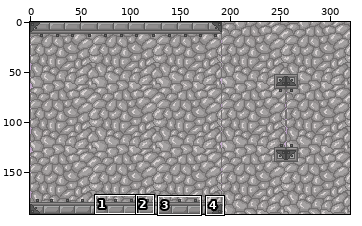
Two versions of one sprite sheet, Diplodocus/DiplodocusContent/SpriteSheets/RockCastle.png. The first picture is a wide view before the edit; the outline marks the close-up.
Close-up. Earlier state:
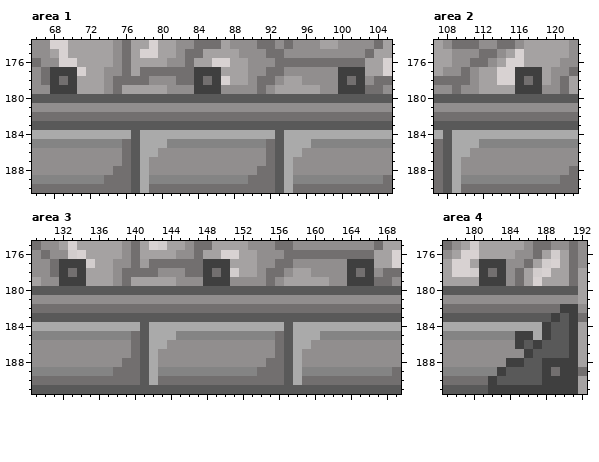
The file is 320x192 pixels. Colours within 5 levels of each other are drawn and written as one. Shown: area 1: x 66..105, y 174..190; area 2: x 107..122, y 174..190; area 3: x 129..169, y 175..191; area 4: x 177..192, y 175..191. The commit also changed other parts of the picture, which this record leaves out.
After the commit:
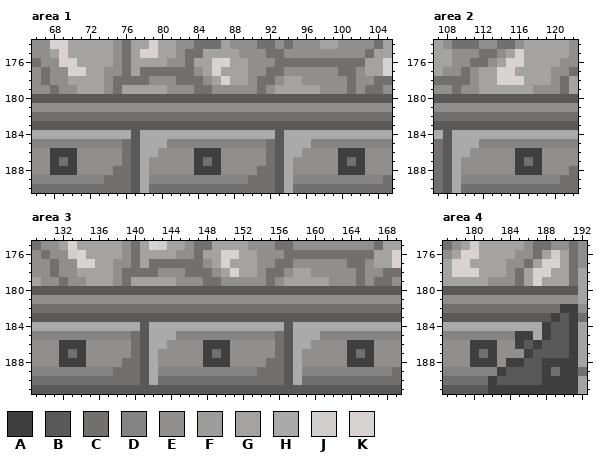
Palette (. is transparent): A #3f3f3f  B #595959  C #726f6f  D #848484  E #918e8e  F #9f9c9c  G #a5a2a2  H #aaaaaa  J #d2cdcd  K #d8d2d2
Edits made:
{"where": "area 1"}
{"y":177,"x":68,"old":"AAA","new":"EEK"}
{"y":177,"x":84,"old":"AAA","new":"EGK"}
{"y":177,"x":100,"old":"AAA","new":"CCE"}
{"y":178,"x":68,"old":"ACA","new":"EEG"}
{"y":178,"x":84,"old":"ACA","new":"CEG"}
{"y":178,"x":100,"old":"A","new":"E"}
{"y":178,"x":102,"old":"A","new":"E"}
{"y":179,"x":68,"old":"AAA","new":"CEE"}
{"y":179,"x":84,"old":"AAA","new":"CCE"}
{"y":179,"x":100,"old":"AAA","new":"ECE"}
{"y":186,"x":68,"old":"EEE","new":"AAA"}
{"y":186,"x":84,"old":"EEE","new":"AAA"}
{"y":186,"x":100,"old":"EEE","new":"AAA"}
{"y":187,"x":68,"old":"EEE","new":"ACA"}
{"y":187,"x":84,"old":"EEE","new":"ACA"}
{"y":187,"x":100,"old":"EEE","new":"ACA"}
{"y":188,"x":68,"old":"EEE","new":"AAA"}
{"y":188,"x":84,"old":"EEE","new":"AAA"}
{"y":188,"x":100,"old":"EEE","new":"AAA"}
{"where": "area 2"}
{"y":177,"x":116,"old":"AAA","new":"GGG"}
{"y":178,"x":116,"old":"ACA","new":"KGG"}
{"y":179,"x":116,"old":"AAA","new":"GGE"}
{"y":186,"x":116,"old":"EEE","new":"AAA"}
{"y":187,"x":116,"old":"EEE","new":"ACA"}
{"y":188,"x":116,"old":"EEE","new":"AAA"}
{"where": "area 3"}
{"y":177,"x":132,"old":"AAAJ","new":"EEKK"}
{"y":177,"x":141,"old":"F","new":"G"}
{"y":177,"x":148,"old":"AAA","new":"EGK"}
{"y":177,"x":164,"old":"AAA","new":"CCE"}
{"y":178,"x":132,"old":"ACA","new":"EEG"}
{"y":178,"x":148,"old":"ACAJ","new":"CEGK"}
{"y":178,"x":164,"old":"A","new":"E"}
{"y":178,"x":166,"old":"A","new":"E"}
{"y":179,"x":132,"old":"AAA","new":"CEE"}
{"y":179,"x":148,"old":"AAA","new":"CCE"}
{"y":179,"x":164,"old":"AAA","new":"ECE"}
{"y":186,"x":132,"old":"EEE","new":"AAA"}
{"y":186,"x":148,"old":"EEE","new":"AAA"}
{"y":186,"x":164,"old":"EEE","new":"AAA"}
{"y":187,"x":132,"old":"EEE","new":"ACA"}
{"y":187,"x":148,"old":"EEE","new":"ACA"}
{"y":187,"x":164,"old":"EEE","new":"ACA"}
{"y":188,"x":132,"old":"EEE","new":"AAA"}
{"y":188,"x":148,"old":"EEE","new":"AAA"}
{"y":188,"x":164,"old":"EEE","new":"AAA"}
{"where": "area 4"}
{"y":177,"x":181,"old":"AAA","new":"GGG"}
{"y":177,"x":188,"old":"J","new":"K"}
{"y":178,"x":180,"old":"JACA","new":"KGGG"}
{"y":178,"x":187,"old":"J","new":"K"}
{"y":179,"x":181,"old":"AAA","new":"GEE"}
{"y":186,"x":180,"old":"EEE","new":"AAA"}
{"y":187,"x":180,"old":"EEE","new":"ACA"}
{"y":188,"x":180,"old":"EEE","new":"AAA"}
